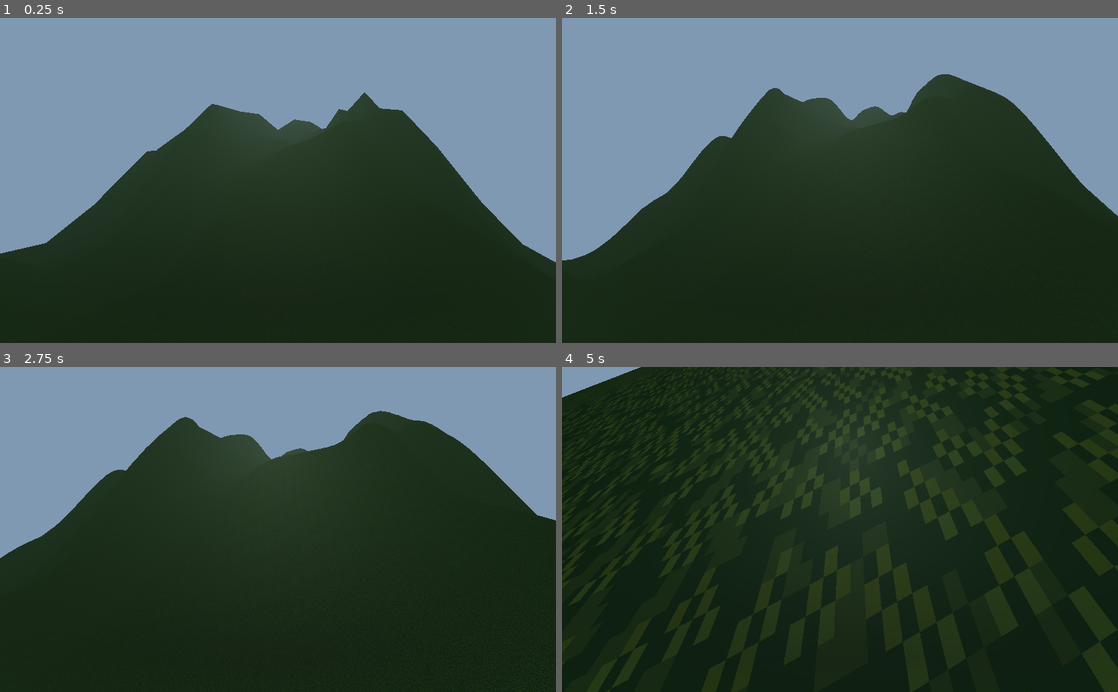
Above: before the commit, frames 1-4 (two rows, left to right).
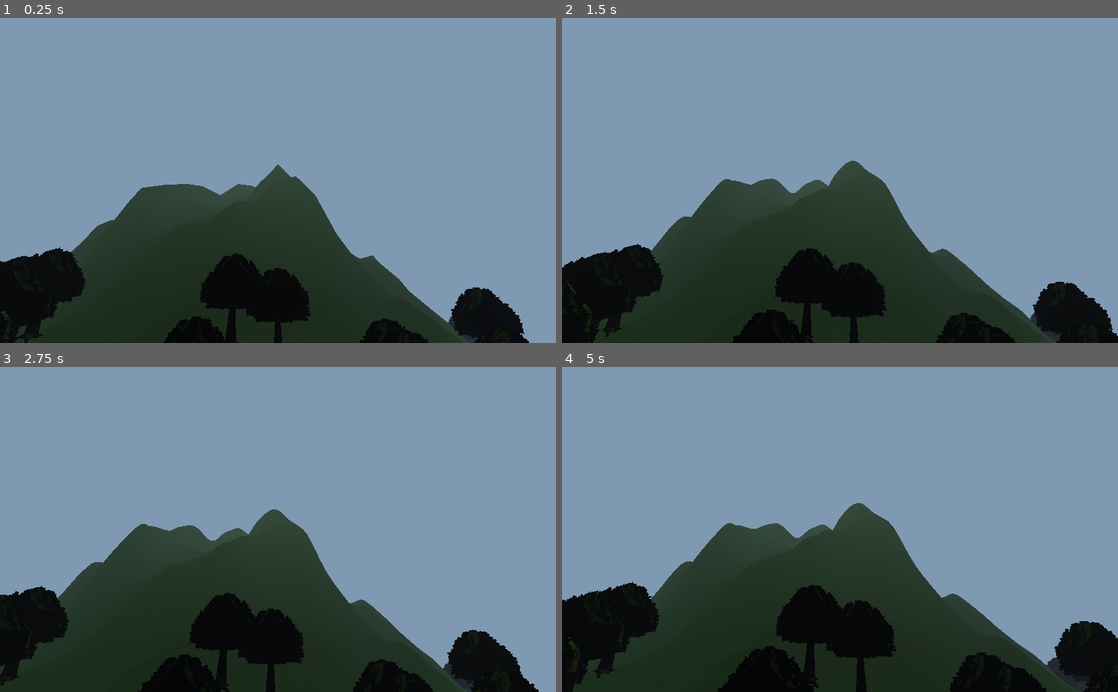
Above: after the commit, the same moments.

Repository: itaden1/webRPG
Game: Godot game, scene res://Scenes/World.tscn
Same seed, same stepped clock (60 frames per second), same inputs: the game is played once before the commit and once after it. The project has no main scene, so this scene is started directly.
Inputs (mouse positions are in pixels of both pictures, inside the frame that each line leads up to):
- Up to frame 1 (0.25 s): no input
- Up to frame 2 (1.5 s): move the mouse to (867, 180) at 0.52 s; hold F 0.53-1.28 s; hold W from 0.53 s (still down); tap Space at 0.77 s; move the mouse to (812, 180) at 1.27 s; tap F at 1.35 s
- Up to frame 3 (2.75 s): keep holding W; tap Space at 1.52 s; move the mouse to (289, 523) at 2.02 s; hold F from 2.03 s (still down)
- Up to frame 4 (5 s): keep holding W; move the mouse to (834, 536) at 2.77 s; release F at 2.78 s; tap F at 2.85, 4.35 s; tap Space at 3.02, 3.77, 4.52 s; move the mouse to (878, 532) at 3.52 s; hold F 3.53-4.28 s; move the mouse to (795, 526) at 4.27 s

The runs differ from the first frame. In frame 1, 33% of the frame differs, in the area x 0-100%, y 22-100%; in frame 2, 40%; in frame 3, 49%; in frame 4, 75%, in the area x 0-100%, y 0-100%.

Commit message:
trees and beach slope

Diff:
--- a/Scenes/Tree01.tscn
+++ b/Scenes/Tree01.tscn
@@ -35,15 +35,15 @@
 data = PoolVector3Array( -0.1716, 0.0999, -0.0991, 0, 0.0999, -0.1981, 0, 1.0229, -0.1433, 0, 0.0999, -0.1981, 0.1716,  …(6569 unchanged characters)…
 
 [node name="tree01" type="StaticBody"]
-transform = Transform( 10, 0, 0, 0, 10, 0, 0, 0, 10, 0, 0, 0 )
+transform = Transform( 20, 0, 0, 0, 40, 0, 0, 0, 20, 0, 0, 0 )
 
 [node name="tree01" type="MeshInstance" parent="."]
-transform = Transform( 2, 0, 0, 0, 1, 0, 0, 0, 2, 0, 0, 0 )
+transform = Transform( 3, 0, 0, 0, 1, 0, 0, 0, 3, 0, 0, 0 )
 mesh = SubResource( 1 )
 material/0 = ExtResource( 1 )
 
 [node name="tree01_top" type="MeshInstance" parent="tree01"]
-transform = Transform( 0.5, 0, 0, 0, 1, 0, 0, 0, 0.5, 0, 2.4, 0.0005 )
+transform = Transform( 0.7, 0, 0, 0, 1, 0, 0, 0, 0.7, 0, 2.94846, 0.0005 )
 mesh = SubResource( 2 )
 material/0 = ExtResource( 1 )
 
--- a/Scenes/World.tscn
+++ b/Scenes/World.tscn
@@ -14,6 +14,8 @@
 
 [sub_resource type="PlaneMesh" id=2]
 size = Vector2( 20000, 20000 )
+subdivide_width = 100
+subdivide_depth = 100
 
 [sub_resource type="SpatialMaterial" id=3]
 albedo_color = Color( 0, 0.505882, 1, 1 )
--- a/Scripts/Generators/TerrainGenerator.gd
+++ b/Scripts/Generators/TerrainGenerator.gd
@@ -28,13 +28,13 @@
 	RNG.randomize()
 	hill_noise.seed = RNG.randi()
 	hill_noise.octaves = 6
-	hill_noise.period = 2900.0
+	hill_noise.period = 3100.0
 	hill_noise.persistence = 0.5
 
 	var biome_noise := OpenSimplexNoise.new()
 	biome_noise.seed = randi()
 	biome_noise.octaves = 4
-	biome_noise.period = 1800.0
+	biome_noise.period = 500.0
 	biome_noise.persistence = 0.8
 
 	for x in chunk_count_x:
@@ -50,8 +50,8 @@
 			lod_mesh.size = chunk_size
 
 			var mesh_inst = mesh_inst_scene.instance()
-			mesh_inst.lod_1_mesh = apply_heights_to_mesh(hill_noise, plane_mesh, x, y, hill_multiplyer)
-			mesh_inst.lod_2_mesh = apply_heights_to_mesh(hill_noise, lod_mesh, x, y, hill_multiplyer)
+			mesh_inst.lod_1_mesh = apply_heights_to_mesh(plane_mesh, x, y, hill_multiplyer)
+			mesh_inst.lod_2_mesh = apply_heights_to_mesh(lod_mesh, x, y, hill_multiplyer)
 			mesh_inst.player = player
 
 			add_child(mesh_inst)
@@ -63,24 +63,28 @@
 			mesh_inst.material_override = material
 
 			# place some trees
-			var tree_spacing := 27
-			for i in range(10):
-				for l in range(10):
-					if biome_noise.get_noise_3d(x * chunk_size.x + i * tree_spacing, 0, y * chunk_size.y + l * tree_spacing) > 0.2:
-						var e = get_reshaped_elevation(x * chunk_size.x + i * tree_spacing, y * chunk_size.y + l * tree_spacing)
-						if e > modify_land_height(OCEAN_LEVEL + 0.001) and e < modify_land_height(TREE_LINE) :
+			var tree_spacing := 200.0
+			var tree_line = modify_land_height(TREE_LINE)
+			var ocean_line = modify_land_height(OCEAN_LEVEL + 0.001)
+			for i in range(3):
+				for l in range(3):
+					var position_x : float = x * chunk_size.x + i * rand_range(50, tree_spacing-50)
+					var position_y : float = y * chunk_size.y + l * rand_range(50, tree_spacing-50)
+					if biome_noise.get_noise_3d(position_x, 0, position_y) > 0.0:
+
+						var e = get_reshaped_elevation(position_x, position_y)
+						if e > ocean_line and e < tree_line:
 							var tree_spawner = tree_spawner_scene.instance()
 							add_child(tree_spawner)
-							tree_spawner.global_transform.origin.x = x * chunk_size.x + i * tree_spacing
-							tree_spawner.global_transform.origin.z = y * chunk_size.y + l * tree_spacing
+							tree_spawner.global_transform.origin.x = position_x
+							tree_spawner.global_transform.origin.z = position_y
 							tree_spawner.global_transform.origin.y = e
 
 
 	GameEvents.emit_signal("terrain_generation_complete")
-	get_node("Ocean").global_transform.origin.y = modify_land_height(OCEAN_LEVEL)
+	get_node("Ocean").global_transform.origin.y = modify_land_height(OCEAN_LEVEL) -20
 
 func apply_heights_to_mesh(
-	noise: OpenSimplexNoise,
 	mesh: PlaneMesh,
 	offset_x: int,
 	offset_y: int,
@@ -143,6 +147,6 @@
 		#modify the exponent to have flatter lands above ocean level
 		var e = elevation - OCEAN_LEVEL
 
-		return pow(e * 25 * 1.2, 3) + modify_land_height(OCEAN_LEVEL + 0.001)
+		return pow(e * 25 * 1.2, 3) + modify_land_height(OCEAN_LEVEL) + 1
 
 	return modify_land_height(elevation)
--- a/assets/simple_fpsplayer/Player.gd
+++ b/assets/simple_fpsplayer/Player.gd
@@ -4,9 +4,9 @@
 
 const GRAVITY = -32.8
 var vel = Vector3()
-const MAX_SPEED = 100
-const JUMP_SPEED = 50
-const ACCEL = 60.5
+const MAX_SPEED = 15
+const JUMP_SPEED = 10
+const ACCEL = 6.5
 
 var dir = Vector3()
 
